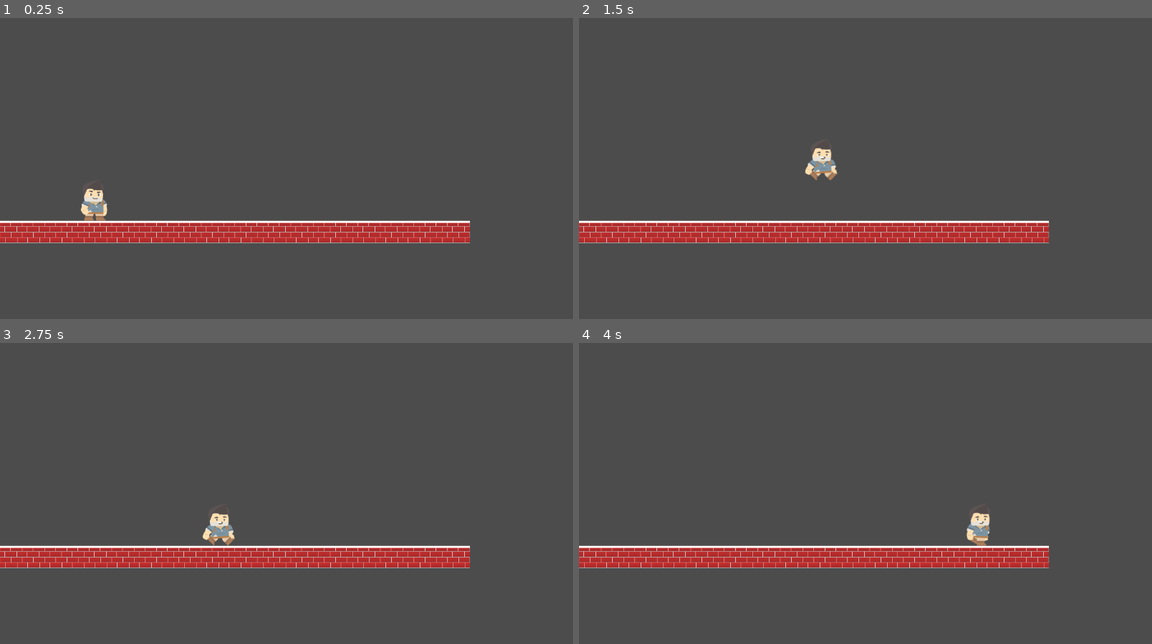
Above: before the commit, frames 1-4 (two rows, left to right).
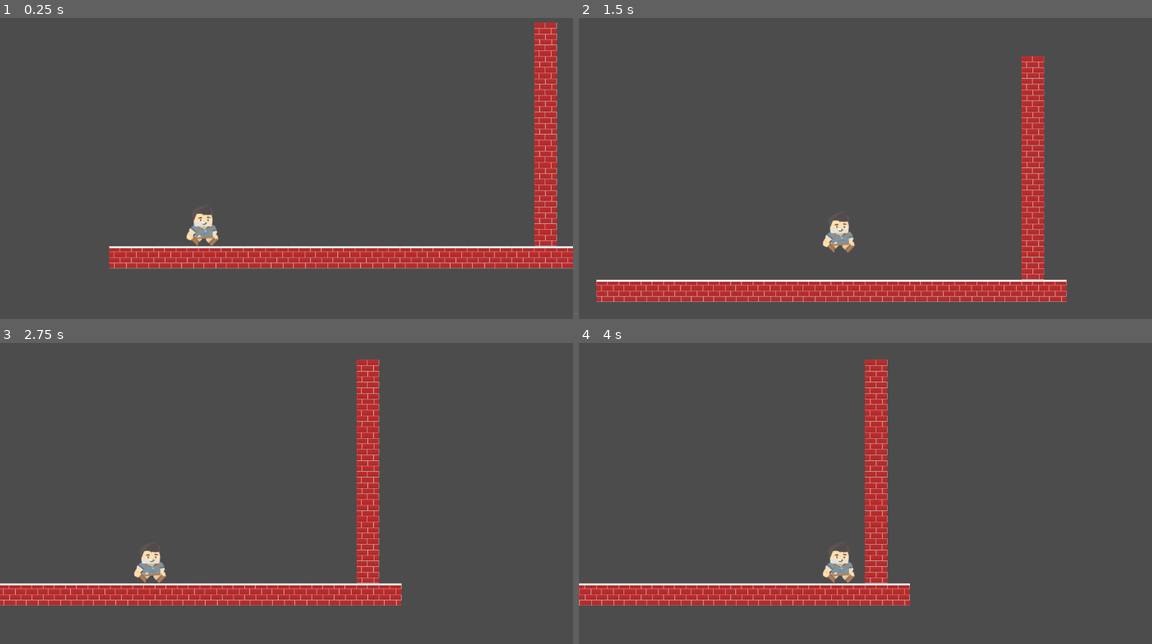
Above: after the commit, the same moments.

Repository: tonymarklove/higgs
Game: Godot game, scene res://main.tscn
The game is run twice, just before and just after one commit, with the same random seed, the same clock (stepped at 60 frames per second) and the same inputs.
Inputs:
- Up to frame 1 (0.25 s): no input
- Up to frame 2 (1.5 s): hold Right (ui_right) from 0.53 s (still down); tap Space (ui_select) at 0.77 s
- Up to frame 3 (2.75 s): tap Space (ui_select) at 1.52 s; release Right (ui_right) at 2.03 s; hold Left (ui_left) from 2.03 s (still down)
- Up to frame 4 (4 s): release Left (ui_left) at 2.78 s; hold Right (ui_right) from 2.78 s (still down); tap Space (ui_select) at 3.02, 3.77 s

The runs differ from the first frame. In frame 1, 16% of the frame differs, in the area x 0-100%, y 1-84%; in frame 2, 15%; in frame 3, 15%; in frame 4, 14%.

Commit message:
Almost working changable gravity direction

Diff:
--- a/Player.gd
+++ b/Player.gd
@@ -7,26 +7,40 @@
 var gravity = 2500
 
 var velocity = Vector2()
+var gravity_direction = Vector2(0, 1)
 
 func get_input():
-	velocity.x = 0
+	var face_direction = gravity_direction.tangent()
+
+	var x_frac = face_direction.dot(Vector2(1,0))
+	var y_frac = face_direction.dot(Vector2(0,-1))
+
+	velocity.x *= 1 - x_frac
+	velocity.y *= 1 - y_frac
+
 	var right = Input.is_action_pressed('ui_right')
 	var left = Input.is_action_pressed('ui_left')
 	var jump = Input.is_action_just_pressed('ui_select')
+	var gravity_right = Input.is_action_just_pressed('gravity_right')
 
 	if is_on_floor() and jump:
-		velocity.y = jump_speed
+		velocity += gravity_direction * jump_speed
 	if right:
-		velocity.x += run_speed
+		velocity += face_direction * run_speed
 	if left:
-		velocity.x -= run_speed
+		velocity -= face_direction * run_speed
 
-	if abs(velocity.x) > 0:
+	if x_frac > 0:
 		$AnimatedSprite.play()
 	else:
 		$AnimatedSprite.stop()
 
+	if gravity_right:
+		gravity_direction = Vector2(1, 0)
+
 func _physics_process(delta):
-	velocity.y += gravity * delta
+	velocity += gravity_direction * gravity * delta
 	get_input()
-	velocity = move_and_slide(velocity, Vector2(0, -1))
+	velocity = move_and_slide(velocity, -gravity_direction)
+
+	$Camera2D.set_rotation(acos(gravity_direction.dot(Vector2(0,1))))
--- a/main.tscn
+++ b/main.tscn
@@ -23,10 +23,38 @@
 collision_mask = 1
 occluder_light_mask = 1
 format = 1
-tile_data = PoolIntArray( 655360, 1, 0, 655361, 1, 0, 655362, 1, 0 …(254 unchanged characters)…
+tile_data = PoolIntArray( 19, 0, 0, 65555, 0, 0, 131091, 0, 0, 196627, 0, 0, 262163, 0, 0, 327699, 0, 0, 393235, 0, 0, 458771, 0, 0, 524307, 0, 0, 589843, 0, 0, 655360, 1, 0, 655361, 1, 0, 655362, 1, 0 …(254 unchanged characters)…
 _sections_unfolded = [ "Cell" ]
 __meta__ = {
 "_edit_lock_": true
 }
 
 [node name="Player" parent="." index="1" instance=ExtResource( 2 )]
+
+[node name="Camera2D" type="Camera2D" parent="Player" index="2"]
+
+position = Vector2( 186.198, -96.76 )
+scale = Vector2( 1, 1 )
+anchor_mode = 1
+rotating = true
+current = true
+zoom = Vector2( 1, 1 )
+limit_left = -10000000
+limit_top = -10000000
+limit_right = 10000000
+limit_bottom = 10000000
+limit_smoothed = false
+drag_margin_h_enabled = true
+drag_margin_v_enabled = true
+smoothing_enabled = false
+smoothing_speed = 5.0
+offset_v = 0.0
+offset_h = 0.0
+drag_margin_left = 0.2
+drag_margin_top = 0.2
+drag_margin_right = 0.2
+drag_margin_bottom = 0.2
+editor_draw_screen = true
+editor_draw_limits = false
+editor_draw_drag_margin = false
+_sections_unfolded = [ "Transform" ]
--- a/project.godot
+++ b/project.godot
@@ -20,6 +20,11 @@
 window/size/resizable=false
 window/dpi/allow_hidpi=true
 
+[input]
+
+gravity_right=[ Object(InputEventJoypadButton,"resource_local_to_scene":false,"resource_name":"","device":0,"button_index":1,"pressure":0.0,"pressed":false,"script":null)
+ ]
+
 [rendering]
 
 environment/default_environment="res://default_env.tres"
